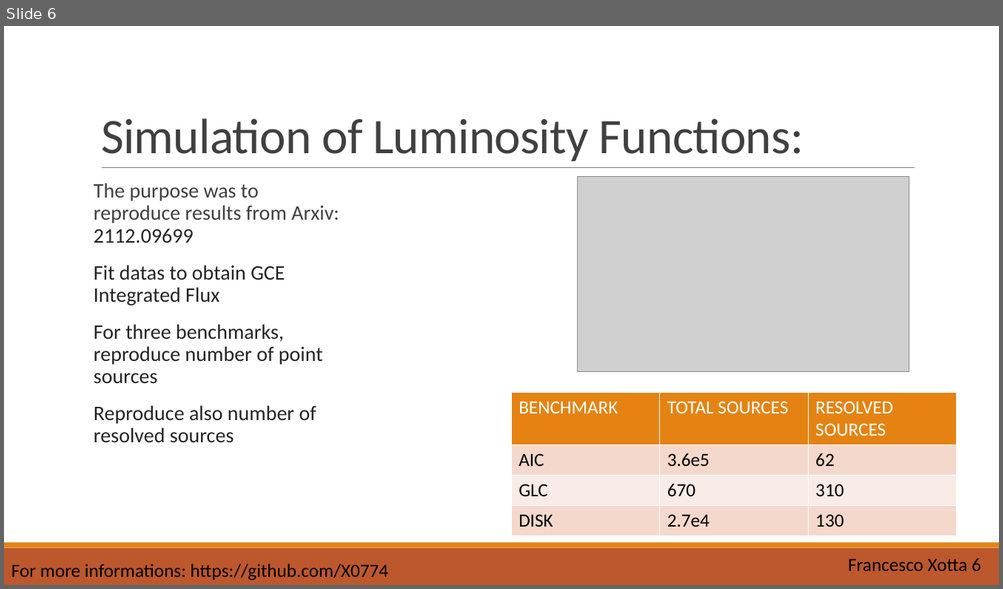
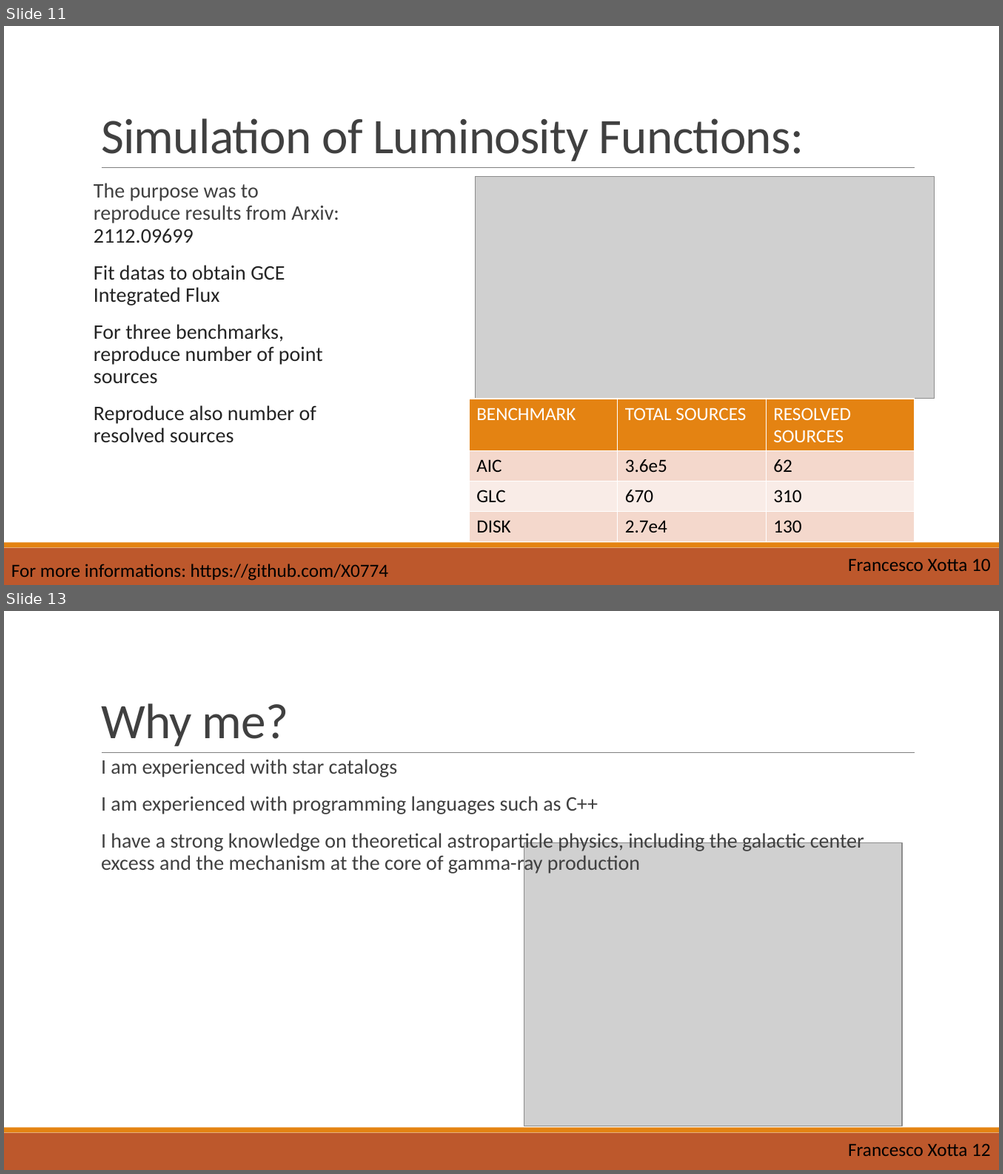
Before and after one commit to X0774/SimulationofGCE, a slide deck: Presentation.pptm. Shown one above the other, each under a label of ours: slide 6 before the commit, slides 11 and 13 after it; the slides between them are not shown. The pictures are 1003x589 and 1003x1174 pixels, drawn with LibreOffice and Linux fonts; fonts in the diff are those of the drawing; grey boxes stand for pictures. Boxes give left, top, right and bottom in pixels: in the first picture for what was removed or moved away, otherwise in the second. Text is boxed around its words. In the diff, an @@ line names an element or a change of style, - is before the commit and + after.

```diff
--- a/Presentation.pptm
+++ b/Presentation.pptm
@@ slide 13 added at box(4, 611, 999, 1170), background #FFFFFF; not listed: 3 template elements that a slide beside it also shows @@
@@ title added at box(101, 703, 289, 746), 48 pt, text #404040 @@
+Why me?
@@ text added at box(101, 759, 864, 875), 20 pt, text #404040 @@
+  I am experienced with star catalogs
+  I am experienced with programming languages such as C++
+  I have a strong knowledge on theoretical astroparticle physics, including the galactic center excess and the mechanism at the core of gamma-ray production
@@ picture added at box(524, 843, 902, 1127) @@
@@ text added at box(848, 1144, 990, 1156), 18 pt, text #000000 @@
+Francesco Xotta 12
@@ what was slide 6 is now slide 11 @@
@@ slide 11 changed as well @@
@@ picture: place and size @@
-picture at box(577, 177, 909, 372)
+picture at box(475, 177, 934, 399)
@@ table: place and size @@
-table at box(512, 392, 957, 536)
+table at box(469, 399, 914, 543)
@@ text at box(848, 559, 990, 571): text changed @@
-Francesco Xotta 6
+Francesco Xotta 10
```
Also in this commit, not shown: 6 other slides changed, 5 other slides added, 2 slides removed.
